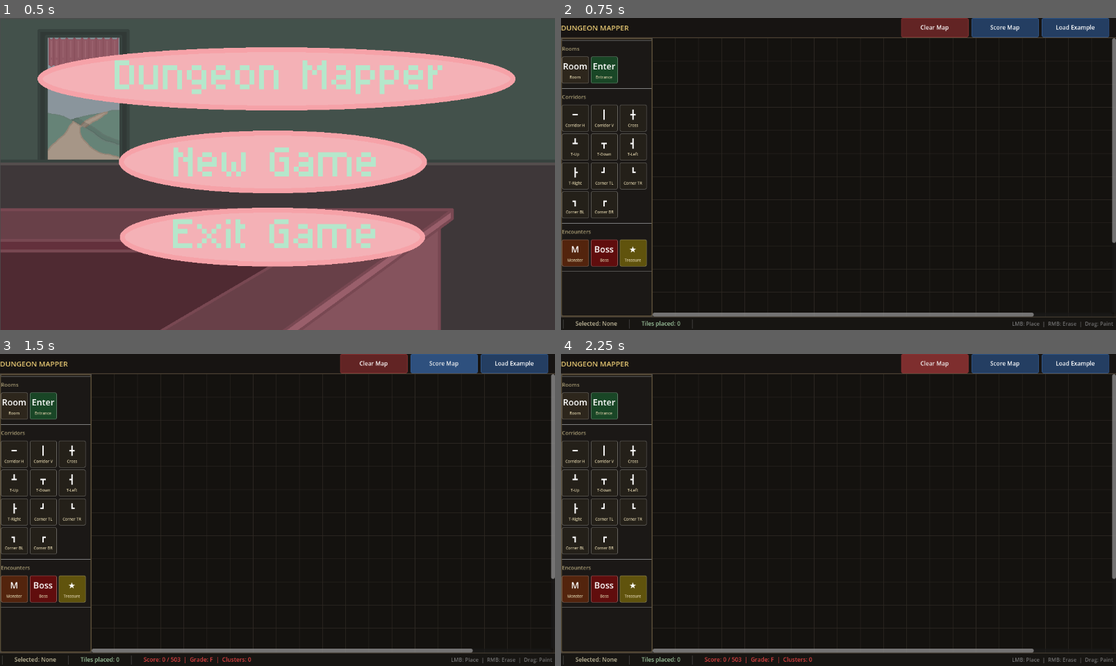
Above: before the commit, frames 1-4 (two rows, left to right).
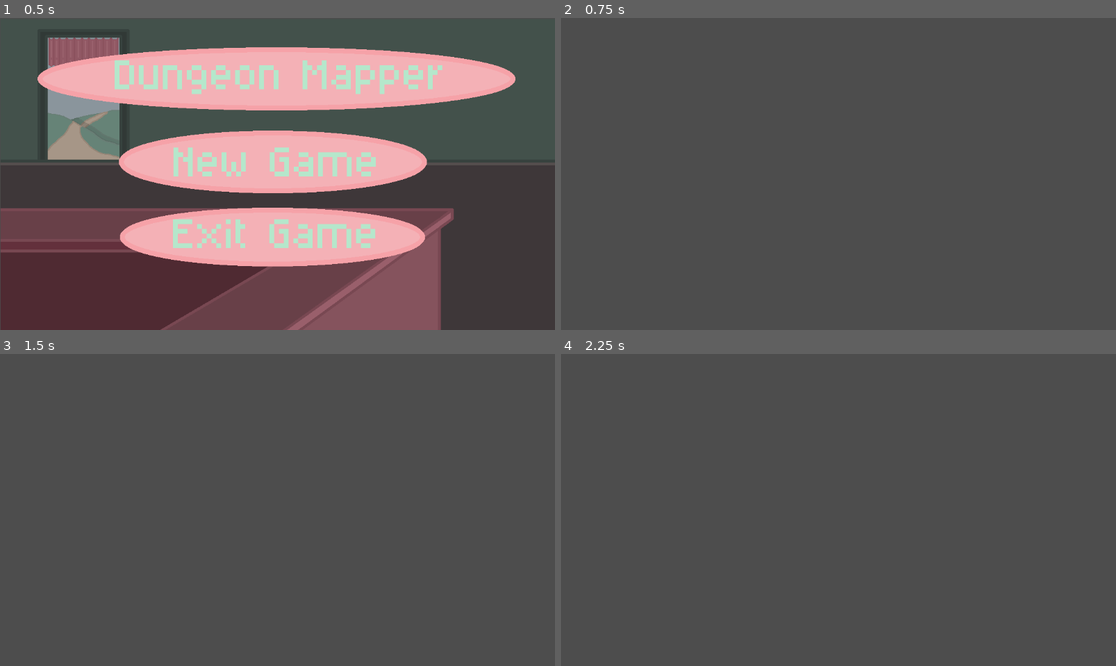
Above: after the commit, the same moments.

Repository: NathanPerezR/Game-Programming-Project
Game: Godot game, scene res://main_menu.tscn
Two runs of this game, one before a commit and one after it. Both use one fixed random seed, a clock stepped at 60 frames per second and the inputs below.
Inputs (mouse positions are in pixels of both pictures, inside the frame that each line leads up to):
- Up to frame 1 (0.5 s): no input
- Up to frame 2 (0.75 s): click (832, 161) at 0.5 s
- Up to frame 3 (1.5 s): click (444, 363) at 1.25 s, where only the run before the commit has a clickable "Score Map"
- Up to frame 4 (2.25 s): click (932, 363) at 2 s, where only the run before the commit has a clickable "Clear Map"

Frame 1 is identical in both runs. In frame 2, 99% of the frame differs, in the area x 0-100%, y 0-100%; in frame 3, 99%; in frame 4, 99%.
Error before the commit: Attempt to call function 'show_score_result' in base 'null instance' on a null instance. (res://scripts/Main.gd:206)

Commit message:
Attempting to update based on current main changes

Diff:
--- a/floating_ui.tscn
+++ /dev/null
@@ -1,6 +0,0 @@
-[gd_scene format=3 uid="uid://bmwlipturah4w"]
-
-[ext_resource type="Script" uid="uid://favfxbdkfkbg" path="res://floating_ui.gd" id="1_htr5x"]
-
-[node name="FloatingUI" type="CanvasLayer" unique_id=1340707550]
-script = ExtResource("1_htr5x")
--- a/scripts/Main.gd
+++ b/scripts/Main.gd
@@ -1,4 +1,6 @@
-extends Node
+## Main controller that wires together the map grid, palette, toolbar, and status bar.
+
+extends CanvasLayer
 
 var map_grid: MapGrid
 var tile_palette: TilePalette
@@ -202,8 +204,6 @@
 	var result     := score(player_map)
 	result.print_summary()
 	status_bar.show_score(result)
-	# added to link UI and score
-	get_parent().get_node("FloatingUI").show_score_result(result)
 
 func _build_player_map() -> Dictionary:
 	var player_map: Dictionary = {}
--- a/testScene.tscn
+++ b/testScene.tscn
@@ -1,5 +1,6 @@
 [gd_scene format=3 uid="uid://dhxgwb3ppb01n"]
 
+[ext_resource type="Script" uid="uid://da2jlupfpwjgu" path="res://test_scene.gd" id="1_60y0o"]
 [ext_resource type="Script" uid="uid://r11tmqd7audp" path="res://TileMapGenerator.gd" id="2_5lntk"]
 [ext_resource type="TileSet" uid="uid://b56roxkxybviw" path="res://128tilepattern.tres" id="2_vixnb"]
 [ext_resource type="Texture2D" uid="uid://6afdkrsu5v7t" path="res://sprites/Adventurer_Static.png" id="3_wxu4w"]
@@ -7,9 +8,10 @@
 [ext_resource type="Texture2D" uid="uid://bsy86q5cft8bl" path="res://sprites/Monster_Static.png" id="5_c3fdh"]
 [ext_resource type="Texture2D" uid="uid://drw4fwhxiiqfc" path="res://sprites/Treasure.png" id="6_60y0o"]
 [ext_resource type="Texture2D" uid="uid://dmc7v2lsf18ss" path="res://sprites/DungeonWall_Border.png" id="7_7xmks"]
-[ext_resource type="PackedScene" uid="uid://bmwlipturah4w" path="res://floating_ui.tscn" id="8_c3fdh"]
+[ext_resource type="Script" uid="uid://bf3lusashb1l1" path="res://scripts/Main.gd" id="8_c3fdh"]
 
 [node name="Node2D" type="Node2D" unique_id=703870732]
+script = ExtResource("1_60y0o")
 metadata/_edit_vertical_guides_ = [-152.0]
 
 [node name="Node" type="Node" parent="." unique_id=2074739748 node_paths=PackedStringArray("door_sprite", "boss_sprite", "treasure_sprite", "tileMap")]
@@ -54,4 +56,7 @@
 scale = Vector2(0.26419842, 0.26419842)
 texture = ExtResource("7_7xmks")
 
-[node name="FloatingUI" parent="." unique_id=1340707550 instance=ExtResource("8_c3fdh")]
+[node name="MapMakerUI" type="CanvasLayer" parent="." unique_id=796328568]
+unique_name_in_owner = true
+visible = false
+script = ExtResource("8_c3fdh")
--- a/test_scene.gd
+++ b/test_scene.gd
@@ -0,0 +1,6 @@
+extends Node2D
+
+@onready var mm: CanvasLayer = %MapMakerUI
+func _unhandled_input(event: InputEvent) -> void:
+	if Input.is_action_just_pressed("Toggle_Map"):
+		mm.visible = !mm.visible
